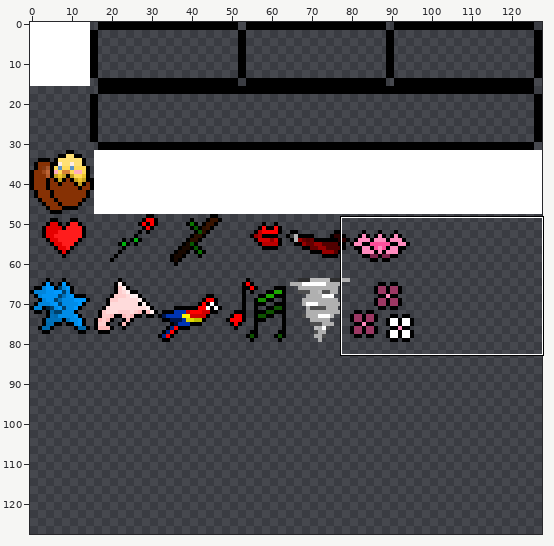
Sprite sheet: Assets/Sprites/HUD/MiniHUD.png. The first picture is a wide view before the edit; the outline marks the close-up.
Close-up. Earlier state:
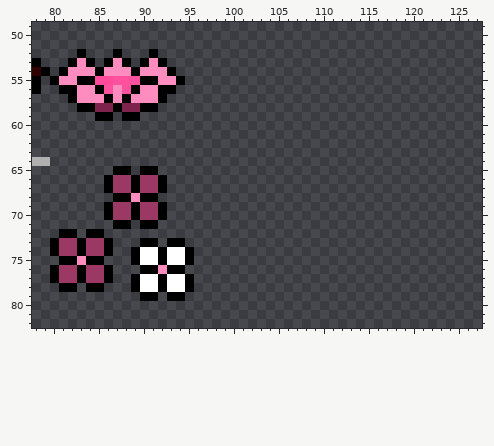
The file is 128x128 pixels. Colours within 5 levels of each other are drawn and written as one. Shown: x 78..127, y 49..82. The commit also changed other parts of the picture, which this record leaves out.
The same view after the edit:
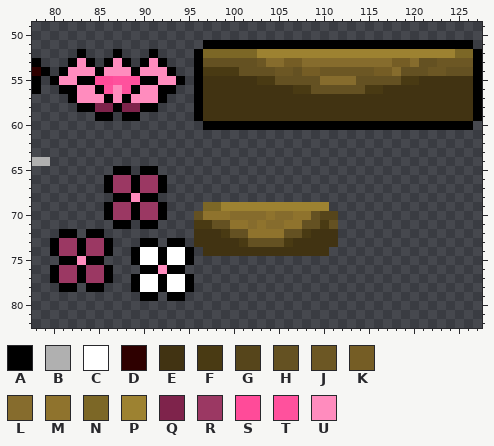
Palette (. is transparent): A #000000  B #b0b0b0  C #ffffff  D #2e0000  E #413312  F #493a13  G #56451b  H #645122  J #6c5724  K #755d25  L #866c2d  M #8f732d  N #7c6726  P #9d8231  Q #7e234b  R #9b3863  S #ff4b99  T #ff519d  U #ff8cbe
Diff:
The edit adds colour A in row 51 at x 97 to 126; in rows 52 to 59 at x 96 and 127; in row 60 at x 97 to 126.
The edit adds colour E in row 55 at x 97 to 102 and 121 to 126; in row 56 at x 97 to 106 and 117 to 126; in rows 57 to 59 at x 97 to 126; in row 72 at x 96 to 98 and 109 to 111; in row 73 at x 96 to 100 and 107 to 111; in row 74 at x 97 to 110.
The edit adds colour F in row 54 at x 97 to 100; in row 55 at x 103 to 104 and 119 to 120; in row 56 at x 107 to 108 and 115 to 116; in row 71 at x 96 to 97 and 110; in row 72 at x 99 and 108; in row 73 at x 101 and 106.
The edit adds colour G in row 70 at x 110 to 111.
The edit adds colour H in row 53 at x 97 to 102 and 121 to 122; in row 54 at x 101 to 104, 107, 119 to 121 and 124 to 126; in row 55 at x 105 to 109 and 114 to 118; in row 56 at x 109 to 114; in row 70 at x 96 and 109; in row 71 at x 98 to 99, 108 to 109 and 111.
The edit adds colour H in row 72 at x 100 to 101 and 106 to 107; in row 73 at x 102 to 105.
The edit adds colour J in row 53 at x 103 and 123 to 126; in row 54 at x 105 to 106, 110 to 115 and 122 to 123.
The edit adds colour K in row 53 at x 106 to 107 and 118 to 119; in row 54 at x 108 to 109 and 116 to 117.
The edit adds colour L in row 53 at x 104 to 105, 108 to 117 and 120; in row 54 at x 118; in row 55 at x 110 to 113; in row 70 at x 100 to 103 and 105 to 106; in row 71 at x 102 and 104 to 105.
The edit adds colour M in row 70 at x 97 to 99, 104 and 107 to 108; in row 71 at x 100 to 101, 103 and 106 to 107; in row 72 at x 102 to 105.
The edit adds colour N in row 52 at x 97 to 102 and 125 to 126; in row 69 at x 97 to 98.
The edit adds colour P in row 52 at x 103 to 124; in row 69 at x 99 to 110.
Changed places in both close-ups, as pixel boxes (x1, y1, x2, y2):
added: (194, 40, 482, 130)
added: (194, 202, 338, 256)
